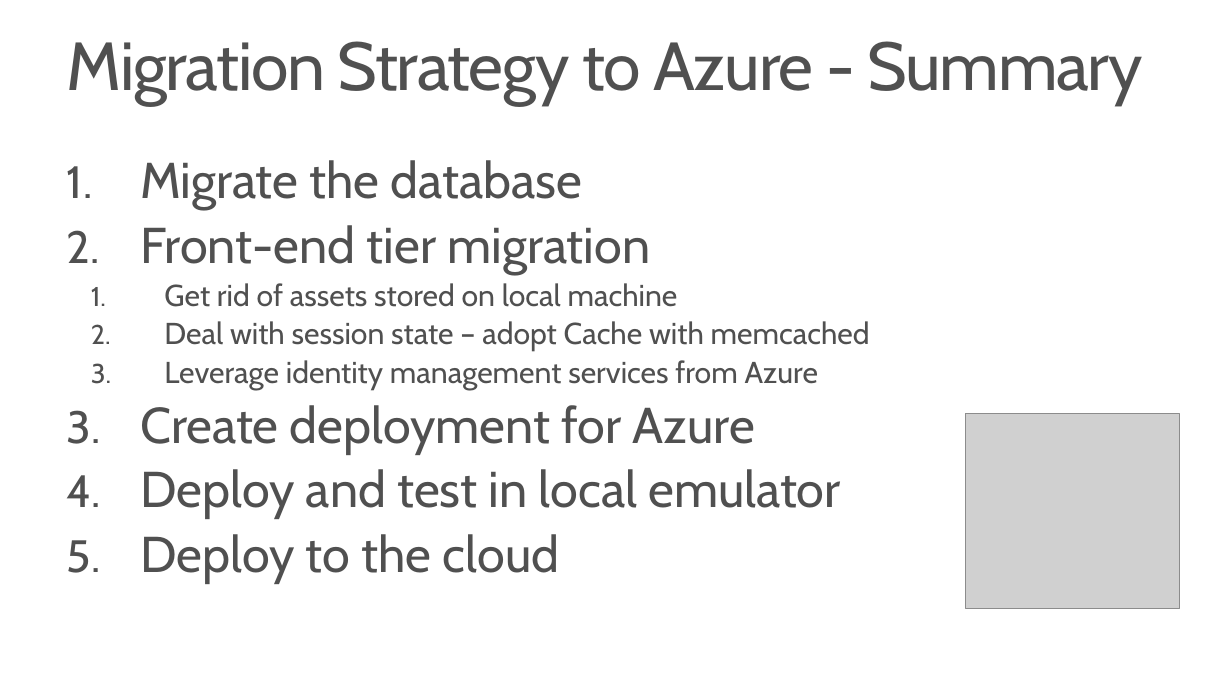
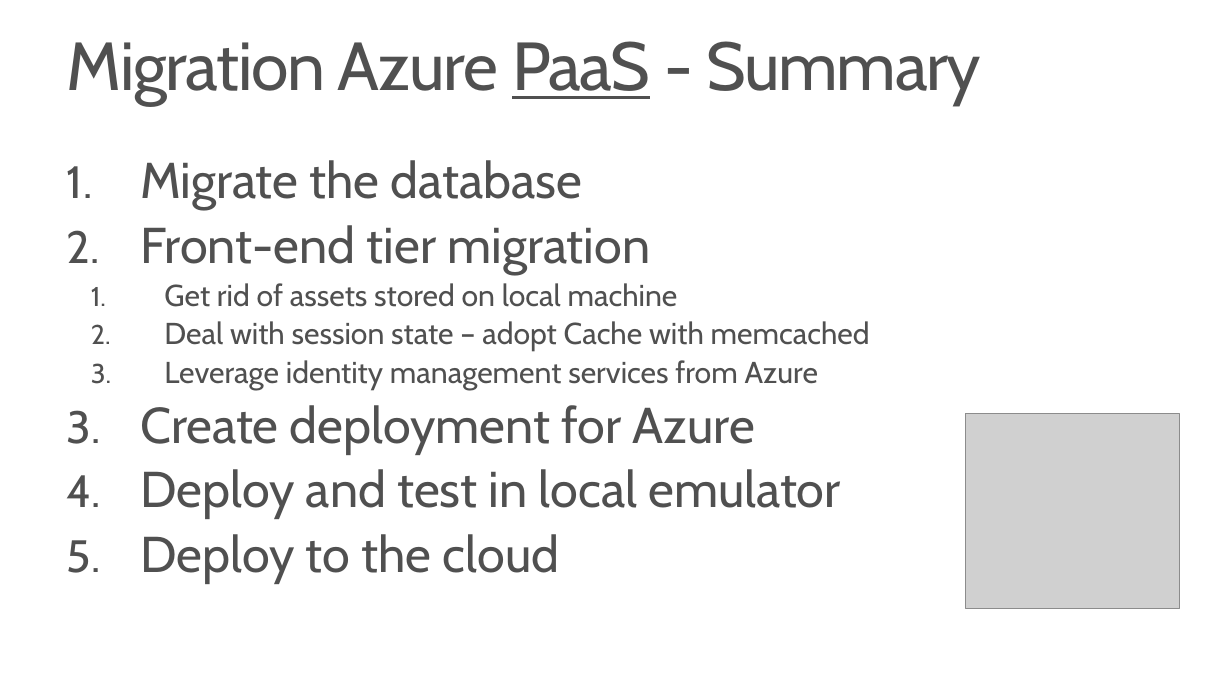
Before and after one commit to JMayrbaeurl/GotoZurich2013JavaOnAzureSample, a slide deck: slide 21 of Java, NoSQL and Windows Azure.pptx (slide 23 before the commit). Drawn at 1232x693 pixels with LibreOffice and Linux fonts; fonts in the diff are those of the drawing; grey boxes stand for pictures; background and template pictures are left out. Boxes give left, top, right and bottom in pixels: in the first picture for what was removed or moved away, otherwise in the second. Text is boxed around its words. In the diff, an @@ line names an element or a change of style, - is before the commit and + after.

```diff
--- a/Java, NoSQL and Windows Azure.pptx
+++ b/Java, NoSQL and Windows Azure.pptx
@@ title at box(67, 41, 981, 106): text changed @@
-Migration Strategy to Azure - Summary
+Migration Azure PaaS - Summary
```
Also in this commit, not shown: 2 other slides changed, 1 slide added, 1 slide removed.
